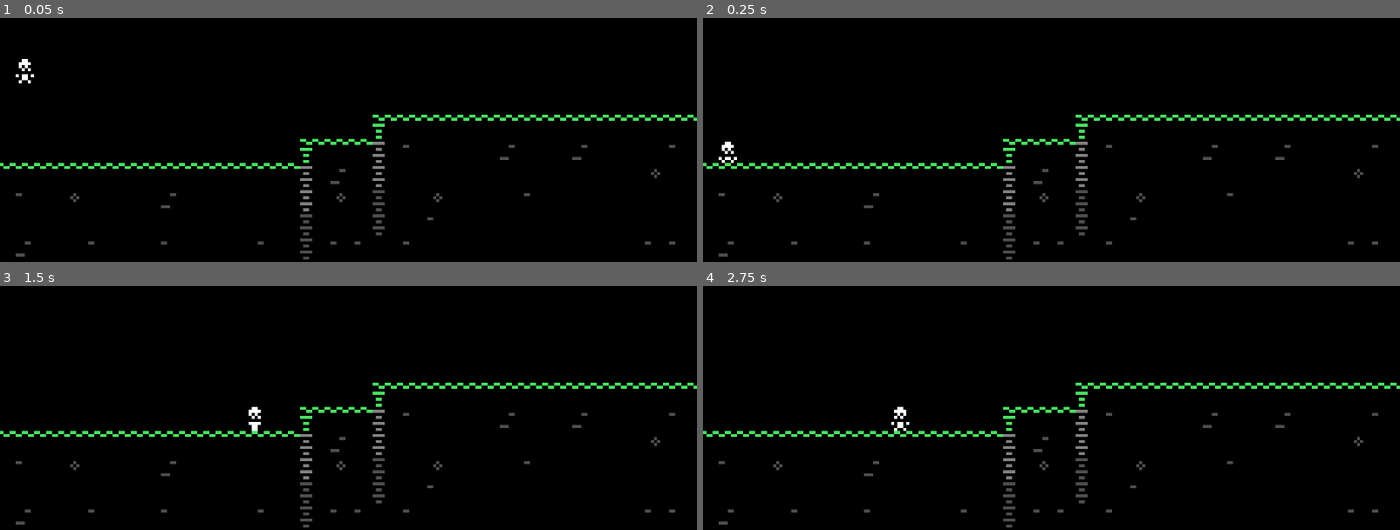
Above: before the commit, frames 1-4 (two rows, left to right).
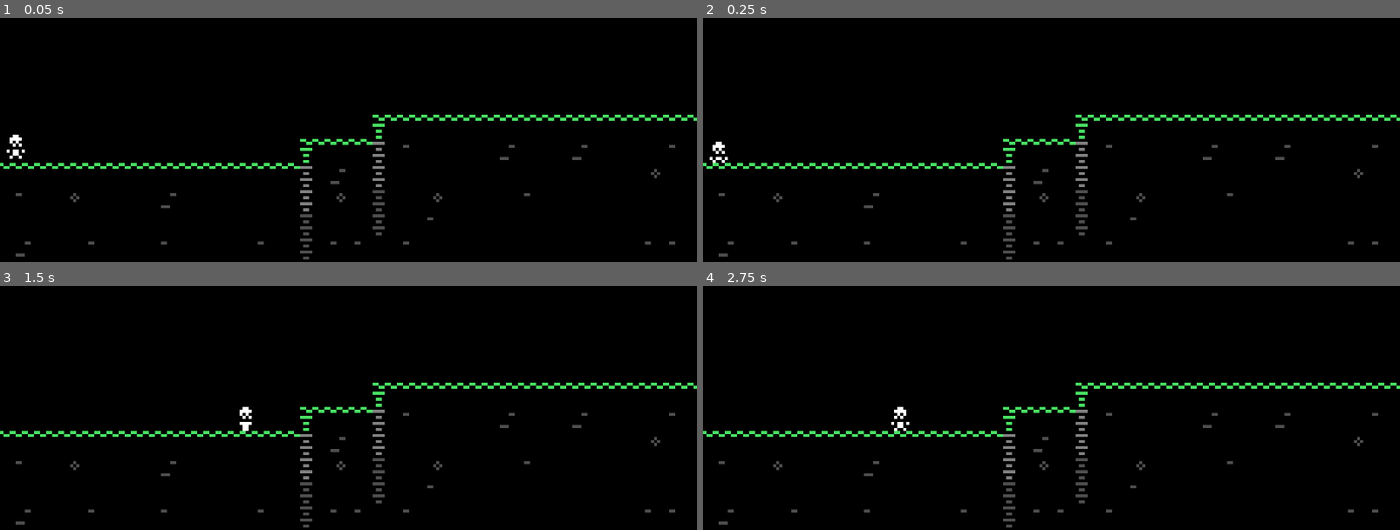
Above: after the commit, the same moments.

Repository: Kzzkt147/code-red
Game: Godot game, scene res://scenes/levels/test_level.tscn
The game is run twice, just before and just after one commit, with the same random seed, the same clock (stepped at 60 frames per second) and the same inputs.
Inputs:
- Up to frame 1 (0.05 s): no input
- Up to frame 2 (0.25 s): no input
- Up to frame 3 (1.5 s): hold D (right) from 0.53 s (still down); tap Space (jump) at 0.77 s
- Up to frame 4 (2.75 s): tap Space (jump) at 1.52 s; release D (right) at 2.03 s; hold A (left) from 2.03 s (still down)

The runs differ from the first frame. In frame 1, 0.2% of the frame differs, in the area x 0-5%, y 16-58%; in frame 2, 0.2%; in frame 3, 0.2%; in frame 4, nothing differs.

Commit message:
Add CRT shader
Add CRT shader script and add it to an image on a canvas to act as an overlay.

Diff:
--- /dev/null
+++ b/crt.gdshader
@@ -0,0 +1,86 @@
+/*
+	CRT shader for Godot Engine by Yui Kinomoto @arlez80
+*/
+shader_type canvas_item;
+
+// ブラウン管のガラスの曲がり具合（フラットなやつは0.0でいいかな）
+uniform float crt_curve : hint_range( 0.0, 1.0 ) = 0.02;
+// 走査線の濃さ
+uniform float crt_scan_line_color : hint_range( 0.0, 1.0 ) = 0.347;
+// 光量
+uniform float aperture_grille_rate : hint_range( 0.0, 1.0 ) = 0.4;
+// RFスイッチ的ブラー
+uniform float rf_switch_esque_blur : hint_range( 0.0, 1.0 ) = 1.0;
+// 白色ノイズ
+uniform float white_noise_rate : hint_range( 0.0, 1.0 ) = 0.0;
+
+uniform sampler2D SCREEN_TEXTURE : hint_screen_texture, filter_linear_mipmap;
+
+float random( vec2 pos )
+{
+	return fract(sin(dot(pos, vec2(12.9898,78.233))) * 43758.5453);
+}
+
+void fragment( )
+{
+	// ガラスの曲がり具合
+	vec2 crt_curve_shift = ( vec2( 1.0, 1.0 ) - sin( UV.yx * PI ) ) * crt_curve;
+	vec2 crt_curve_scale = vec2( 1.0, 1.0 ) + crt_curve_shift * 2.0;
+	vec2 texture_fixed_uv = UV * crt_curve_scale - crt_curve_shift;
+	vec2 fixed_uv = SCREEN_UV * crt_curve_scale - crt_curve_shift;
+	// 範囲外を消す
+	float enable_color = float( 0.0 <= texture_fixed_uv.x && texture_fixed_uv.x <= 1.0 && 0.0 <= texture_fixed_uv.y && texture_fixed_uv.y <= 1.0 );
+
+	// ガラスの曲がり具合から元色を取得 + RFスイッチ的ブラー
+	COLOR.rgb = (
+		(
+			texture( SCREEN_TEXTURE, fixed_uv ).rgb
+		*	( 1.0 - rf_switch_esque_blur * 0.5 )
+		)
+	+	(
+			(
+				texture( SCREEN_TEXTURE, fixed_uv + vec2( -SCREEN_PIXEL_SIZE.x * 3.1, 0.0 ) ).rgb
+			+	texture( SCREEN_TEXTURE, fixed_uv + vec2( SCREEN_PIXEL_SIZE.x * 3.1, 0.0 ) ).rgb
+			)
+			*	( rf_switch_esque_blur * 0.25 )	// （RFノイズ）0.5 * （テクスチャから読んだ2箇所を半分にしたい）0.5
+		)
+	) * enable_color;
+	COLOR.a = 1.0;
+
+	// ------------------------------------------------
+	// 以下はアパーチャグリル上の1ピクセルごとの処理
+	vec2 aperture_grille_pixel = vec2( floor( ( fixed_uv.x / SCREEN_PIXEL_SIZE.x ) / 3.0 ) * 3.0, fixed_uv.y );
+
+	// 白色ノイズ
+	float white_noise = random( aperture_grille_pixel + vec2( sin( TIME * 0.543254 ), cos( TIME * 0.254323563 ) ) );
+	COLOR.rgb = mix(
+		COLOR.rgb
+	,	vec3( white_noise, white_noise, white_noise )
+	,	white_noise_rate * enable_color
+	);
+
+	// アパーチャグリル再現
+	float aperture_grille_point = mod( ( ( SCREEN_UV.x * crt_curve_scale.x ) - crt_curve_shift.x ) / SCREEN_PIXEL_SIZE.x, 3.0 );
+	float aperture_grille_r_rate = clamp( 1.0 - aperture_grille_point, 0.0, 1.0 ) + clamp( aperture_grille_point - 2.0, 0.0, 1.0 );
+	float aperture_grille_g_rate = clamp( 1.0 - abs( 1.0 - aperture_grille_point ), 0.0, 1.0 );
+	float aperture_grille_b_rate = 1.0 - aperture_grille_r_rate - aperture_grille_g_rate;
+	COLOR = clamp(
+		COLOR * vec4(
+			normalize( vec3(
+				clamp( aperture_grille_r_rate, aperture_grille_rate, 1.0 )
+			,	clamp( aperture_grille_g_rate, aperture_grille_rate, 1.0 )
+			,	clamp( aperture_grille_b_rate, aperture_grille_rate, 1.0 )
+			) )
+		,	1.0
+		)
+	,	vec4( 0.0, 0.0, 0.0, 0.0 )
+	,	vec4( 1.0, 1.0, 1.0, 1.0 )
+	);
+
+	// 走査線
+	COLOR = mix(
+		COLOR
+	,	vec4( 0.0, 0.0, 0.0, 1.0 )
+	,	float( 0 == int( fixed_uv.y / SCREEN_PIXEL_SIZE.y ) % 2 ) * crt_scan_line_color
+	);
+}
--- a/scenes/levels/test_level.tscn
+++ b/scenes/levels/test_level.tscn
@@ -1,7 +1,8 @@
-[gd_scene load_steps=5 format=3 uid="uid://cqb8quuul5c1r"]
+[gd_scene load_steps=8 format=3 uid="uid://cqb8quuul5c1r"]
 
 [ext_resource type="PackedScene" uid="uid://dn8lktddy1rvp" path="res://scenes/player.tscn" id="1_ec3eb"]
 [ext_resource type="Texture2D" uid="uid://bboh3aw85aidq" path="res://sprites/tileset_01.png" id="2_m61ex"]
+[ext_resource type="Shader" path="res://crt.gdshader" id="3_qnp31"]
 
 [sub_resource type="TileSetAtlasSource" id="TileSetAtlasSource_nqpj0"]
 texture = ExtResource("2_m61ex")
@@ -52,16 +53,39 @@
 physics_layer_0/collision_layer = 1
 sources/0 = SubResource("TileSetAtlasSource_nqpj0")
 
+[sub_resource type="ShaderMaterial" id="ShaderMaterial_82hdu"]
+shader = ExtResource("3_qnp31")
+shader_parameter/crt_curve = 0.01
+shader_parameter/crt_scan_line_color = 0.0
+shader_parameter/aperture_grille_rate = 0.0
+shader_parameter/rf_switch_esque_blur = 0.2
+shader_parameter/white_noise_rate = 0.025
+
+[sub_resource type="CanvasTexture" id="CanvasTexture_vc535"]
+
 [node name="TestLevel" type="Node2D"]
 
 [node name="Camera2D" type="Camera2D" parent="."]
 zoom = Vector2(5, 5)
 
 [node name="Player" parent="." instance=ExtResource("1_ec3eb")]
-position = Vector2(-107, 0)
+position = Vector2(-110, 25)
 
 [node name="TileMap" type="TileMap" parent="."]
 texture_filter = 1
 tile_set = SubResource("TileSet_ybbqx")
 format = 2
 layer_0/tile_data = PackedInt32Array(327665, 0, 0, 327666, 65536, 0, 327667, 65536, 0, 327668, 65536, 0, 327669, 65536, …(1075 unchanged characters)…
+
+[node name="CRT Canvas Effect" type="CanvasLayer" parent="."]
+visible = false
+
+[node name="CRT Image" type="TextureRect" parent="CRT Canvas Effect"]
+material = SubResource("ShaderMaterial_82hdu")
+anchors_preset = 15
+anchor_right = 1.0
+anchor_bottom = 1.0
+grow_horizontal = 2
+grow_vertical = 2
+texture = SubResource("CanvasTexture_vc535")
+metadata/_edit_use_anchors_ = true
